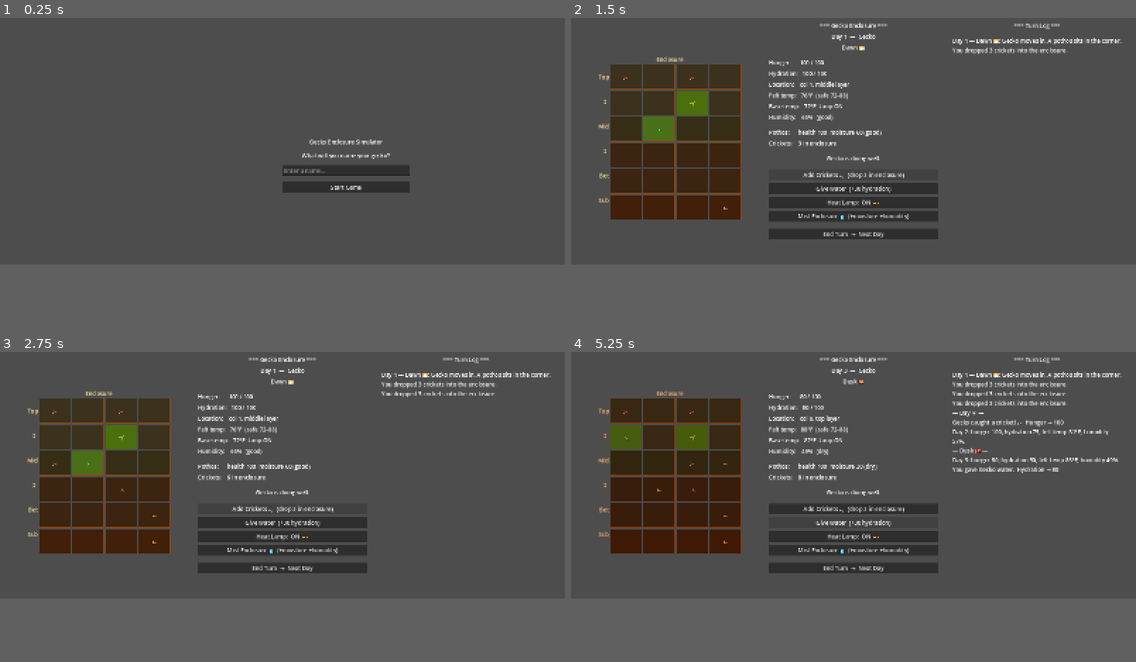
Above: before the commit, frames 1-4 (two rows, left to right).
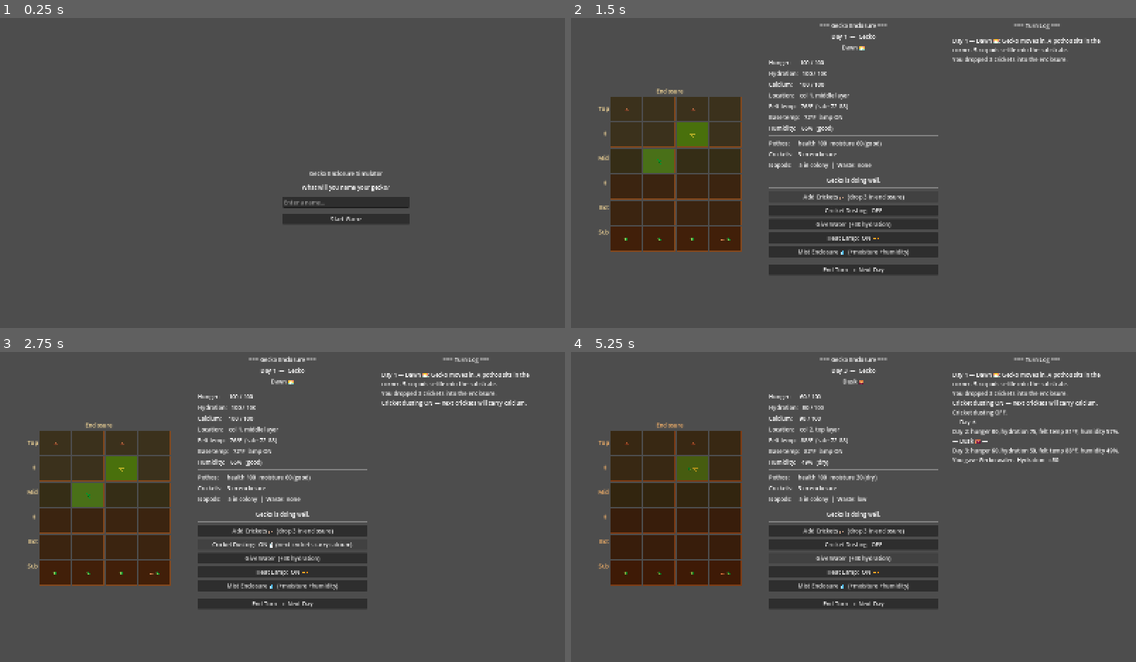
Above: after the commit, the same moments.

Repository: soapsmith/gecko-enclosure-simulator
Game: Godot game, scene res://scenes/main.tscn
The game is run twice, just before and just after one commit, with the same random seed, the same clock (stepped at 60 frames per second) and the same inputs.
Inputs (mouse positions are in pixels of both pictures, inside the frame that each line leads up to):
- Up to frame 1 (0.25 s): no input
- Up to frame 2 (1.5 s): click "Start Game" at 0.5 s; click "Add Crickets 🦗 (drop 3 in enc…" at 1.25 s
- Up to frame 3 (2.75 s): click (282, 503) at 2 s, where only the run after the commit has a clickable "Cricket Dusting: OFF"
- Up to frame 4 (5.25 s): click (853, 503) at 2.75 s, where only the run after the commit has a clickable "Cricket Dusting: ON 🧂 (next c…"; click "End Turn → Next Day" at 3.5 s; click "End Turn → Next Day" at 4.25 s; click "Give Water (+30 hydration)" at 5 s
In our replay, the window is 800x360 before the commit and 800x450 after it. These sizes can differ from the game's own. Grey fills any space a smaller window leaves; there, only what the larger window draws over its background counts as a difference.

The runs differ from the first frame. In frame 1, 3.2% of the frame differs, in the area x 50-73%, y 39-67%; in frame 2, 15%; in frame 3, 15%; in frame 4, 16%, in the area x 4-98%, y 6-83%.

Commit message:
Add calcium stat, cricket dusting, isopods, and waste system
Calcium drains each turn; cricket dusting toggle marks crickets with
calcium powder that restores it when eaten. Isopods live in the
substrate, wander toward waste tiles, and clean them up. Gecko
produces waste each turn; standing in accumulated waste adds hunger
stress. Isopods reproduce slowly in good humidity and die in dry
conditions. Window height increased to 900px.

Co-Authored-By: Claude Sonnet 4.6 <noreply@anthropic.com>

Diff:
--- a/project.godot
+++ b/project.godot
@@ -23,6 +23,6 @@
 [display]
 
 window/size/viewport_width=1600
-window/size/viewport_height=720
+window/size/viewport_height=900
 window/size/resizable=false
 window/stretch/mode="canvas_items"
--- a/scripts/Main.gd
+++ b/scripts/Main.gd
@@ -23,8 +23,22 @@
 
 # Crickets
 var crickets: Array = []
-const CRICKET_LIFESPAN: int       = 5
-const CRICKET_HUNGER_RESTORE: int = 25
+var dust_mode: bool = false    # Whether next crickets will be calcium-dusted
+const CRICKET_LIFESPAN: int        = 5
+const CRICKET_HUNGER_RESTORE: int  = 25
+const CRICKET_CALCIUM_RESTORE: int = 20
+
+# Calcium
+var calcium: int = 100
+
+# Isopods and waste
+var isopods: Array     = []   # each: {x, y, age}
+var waste: Dictionary  = {}   # "x,y" -> int (0-100)
+
+const ISOPOD_MAX_AGE: int        = 40
+const ISOPOD_EAT_AMOUNT: int     = 10
+const GECKO_WASTE_PER_TURN: int  = 4
+const WASTE_STRESS_THRESHOLD: int = 40   # waste above this on gecko tile = stress
 
 const GRID_COLS: int = 4
 const GRID_ROWS: int = 6
@@ -65,8 +79,11 @@
 var position_label: Label
 var plant_label: Label
 var cricket_label: Label
+var isopod_label: Label
 var status_label: Label
+var calcium_label: Label
 var add_crickets_button: Button
+var dust_button: Button
 var water_button: Button
 var lamp_button: Button
 var mist_button: Button
@@ -134,7 +151,8 @@
 	game_screen.show()
 	# Set initial atmosphere without tweening
 	grid_node.modulate = ATMOSPHERE[time_of_day]
-	_log("Day 1 — %s: %s moves in. A pothos sits in the corner." % [TIME_NAMES[time_of_day], gecko_name])
+	_spawn_isopods(5)
+	_log("Day 1 — %s: %s moves in. A pothos sits in the corner. 5 isopods settle into the substrate." % [TIME_NAMES[time_of_day], gecko_name])
 	_update_display()
 
 
@@ -261,6 +279,7 @@
 
 	hunger_label    = Label.new(); right.add_child(hunger_label)
 	hydration_label = Label.new(); right.add_child(hydration_label)
+	calcium_label   = Label.new(); right.add_child(calcium_label)
 	position_label  = Label.new(); right.add_child(position_label)
 	felt_temp_label = Label.new(); right.add_child(felt_temp_label)
 	base_temp_label = Label.new(); right.add_child(base_temp_label)
@@ -270,6 +289,7 @@
 
 	plant_label   = Label.new(); right.add_child(plant_label)
 	cricket_label = Label.new(); right.add_child(cricket_label)
+	isopod_label  = Label.new(); right.add_child(isopod_label)
 
 	right.add_child(HSeparator.new())
 
@@ -284,6 +304,10 @@
 	add_crickets_button.text = "Add Crickets 🦗  (drop 3 in enclosure)"
 	add_crickets_button.pressed.connect(_on_add_crickets_pressed)
 	right.add_child(add_crickets_button)
+
+	dust_button = Button.new()
+	dust_button.pressed.connect(_on_dust_pressed)
+	right.add_child(dust_button)
 
 	water_button = Button.new()
 	water_button.text = "Give Water  (+30 hydration)"
@@ -320,7 +344,14 @@
 func _on_add_crickets_pressed() -> void:
 	if not alive: return
 	var spawned = _spawn_crickets(3)
-	_log("You dropped %d cricket%s into the enclosure." % [spawned, "s" if spawned != 1 else ""])
+	var dust_note = " (dusted with calcium 🧂)" if dust_mode else ""
+	_log("You dropped %d cricket%s into the enclosure%s." % [spawned, "s" if spawned != 1 else "", dust_note])
+	_update_display()
+
+func _on_dust_pressed() -> void:
+	if not alive: return
+	dust_mode = not dust_mode
+	_log("Cricket dusting %s." % ("ON — next crickets will carry calcium" if dust_mode else "OFF"))
 	_update_display()
 
 func _on_water_pressed() -> void:
@@ -355,9 +386,12 @@
 		_tween_atmosphere(ATMOSPHERE[prev_time], ATMOSPHERE[time_of_day])
 
 	day      += 1
-	hunger    = max(0, hunger - 20)
+	var waste_key    = "%d,%d" % [gecko_x, gecko_y]
+	var waste_stress = 10 if waste.get(waste_key, 0) >= WASTE_STRESS_THRESHOLD else 0
+	hunger    = max(0, hunger - 20 - waste_stress)
 	var thirst_drain = 25 + (10 if humidity < 40 else 0)
 	hydration = max(0, hydration - thirst_drain)
+	calcium   = max(0, calcium - 5)
 	if lamp_on:
 		temperature = min(TEMP_MAX, temperature + 5)
 	else:
@@ -368,6 +402,8 @@
 	var old_y = gecko_y
 	_move_gecko()
 	var caught = _gecko_hunt()
+	_gecko_produce_waste()
+	_advance_isopods()
 	_advance_plant()
 	_age_crickets()
 
@@ -375,6 +411,7 @@
 	var events: Array = []
 	if hunger    == 0:        events.append("starved")
 	if hydration == 0:        events.append("dehydrated")
+	if calcium   == 0:        events.append("calcium deficiency")
 	if felt <= TEMP_MIN:      events.append("froze")
 	if felt >= TEMP_MAX:      events.append("overheated")
 
@@ -406,7 +443,12 @@
 	plant_moisture = 60
 	plant_alive    = true
 	crickets.clear()
+	isopods.clear()
+	waste.clear()
+	calcium   = 100
+	dust_mode = false
 	grid_node.modulate = ATMOSPHERE[0]
+	_spawn_isopods(5)
 	for child in log_container.get_children():
 		child.queue_free()
 	_log("New game. Good luck, %s!" % gecko_name)
@@ -464,7 +506,7 @@
 		if x == gecko_x and y == gecko_y: continue
 		if x == PLANT_X  and y == PLANT_Y:  continue
 		if _cricket_at(x, y) != -1: continue
-		crickets.append({"x": x, "y": y, "age": 0})
+		crickets.append({"x": x, "y": y, "age": 0, "dusted": dust_mode})
 		spawned += 1
 	return spawned
 
@@ -477,9 +519,14 @@
 func _gecko_hunt() -> bool:
 	var idx = _cricket_at(gecko_x, gecko_y)
 	if idx != -1:
+		var was_dusted = crickets[idx].get("dusted", false)
 		crickets.remove_at(idx)
 		hunger = min(100, hunger + CRICKET_HUNGER_RESTORE)
-		_log("%s caught a cricket! 🦗  Hunger → %d" % [gecko_name, hunger])
+		if was_dusted:
+			calcium = min(100, calcium + CRICKET_CALCIUM_RESTORE)
+			_log("%s caught a dusted cricket! 🦗🧂  Hunger → %d  Calcium → %d" % [gecko_name, hunger, calcium])
+		else:
+			_log("%s caught a cricket! 🦗  Hunger → %d" % [gecko_name, hunger])
 		return true
 	return false
 
@@ -494,6 +541,77 @@
 		i -= 1
 	if died > 0:
 		_log("%d cricket%s died of old age." % [died, "s" if died > 1 else ""])
+
+
+# ══════════════════════════════════════════════════════════════
+# ISOPOD & WASTE LOGIC
+# ══════════════════════════════════════════════════════════════
+
+func _spawn_isopods(count: int) -> void:
+	for _i in range(count):
+		var x = randi() % GRID_COLS
+		var y = GRID_ROWS - 1   # substrate row
+		isopods.append({"x": x, "y": y, "age": 0})
+
+func _gecko_produce_waste() -> void:
+	var key = "%d,%d" % [gecko_x, gecko_y]
+	waste[key] = min(100, waste.get(key, 0) + GECKO_WASTE_PER_TURN)
+
+func _advance_isopods() -> void:
+	var died = 0
+
+	for iso in isopods:
+		# Eat waste on current tile
+		var key = "%d,%d" % [iso.x, iso.y]
+		if waste.get(key, 0) > 0:
+			waste[key] = max(0, waste[key] - ISOPOD_EAT_AMOUNT)
+			if waste[key] == 0:
+				waste.erase(key)
+
+		# Move — prefer adjacent tiles with waste, else random in bottom 2 rows
+		var best_dir  = Vector2i(0, 0)
+		var best_waste = -1
+		var dirs = [Vector2i(-1,0), Vector2i(1,0), Vector2i(0,-1), Vector2i(0,1)]
+		dirs.shuffle()
+		for d in dirs:
+			var nx = iso.x + d.x
+			var ny = iso.y + d.y
+			if nx >= 0 and nx < GRID_COLS and ny >= GRID_ROWS - 2 and ny < GRID_ROWS:
+				var w = waste.get("%d,%d" % [nx, ny], 0)
+				if w > best_waste:
+					best_waste = w
+					best_dir   = d
+		if best_dir != Vector2i(0, 0):
+			iso.x += best_dir.x
+			iso.y += best_dir.y
+
+		iso.age += 1
+
+	# Remove dead isopods (old age or dry conditions)
+	var i = isopods.size() - 1
+	while i >= 0:
+		var iso = isopods[i]
+		var dies_of_age = iso.age >= ISOPOD_MAX_AGE
+		var dies_of_dryness = humidity < 30 and randf() < 0.3
+		if dies_of_age or dies_of_dryness:
+			isopods.remove_at(i)
+			died += 1
+		i -= 1
+
+	if died > 0:
+		_log("%d isopod%s died." % [died, "s" if died > 1 else ""])
+
+	# Slow reproduction if conditions are good
+	if isopods.size() > 0 and isopods.size() < 12 and humidity >= 50 and randf() < 0.35:
+		_spawn_isopods(1)
+
+	# Warn if waste is building up somewhere
+	for k in waste:
+		if waste[k] >= WASTE_STRESS_THRESHOLD:
+			var parts = k.split(",")
+			if int(parts[0]) == gecko_x and int(parts[1]) == gecko_y:
+				_log("Waste is building up where %s is standing! 💩  Stress +10 hunger drain." % gecko_name)
+				break
 
 
 # ══════════════════════════════════════════════════════════════
@@ -601,11 +719,17 @@
 
 func _has_warnings() -> bool:
 	var felt = _felt_temp()
-	return hunger < 30 or hydration < 30 \
+	return hunger < 30 or hydration < 30 or calcium < 30 \
 		or felt < TEMP_SAFE_LOW or felt > TEMP_SAFE_HIGH \
 		or humidity < 30 \
 		or (plant_alive and plant_moisture < 20) \
 		or (crickets.is_empty() and hunger < 50)
+
+func _isopod_at(x: int, y: int) -> bool:
+	for iso in isopods:
+		if iso.x == x and iso.y == y:
+			return true
+	return false
 
 func _tile_emoji(x: int, y: int) -> String:
 	var parts: Array = []
@@ -613,6 +737,9 @@
 	if plant_alive  and x == PLANT_X and y == PLANT_Y:    parts.append("🌱")
 	if not plant_alive and x == PLANT_X and y == PLANT_Y: parts.append("🍂")
 	if _cricket_at(x, y) != -1:                           parts.append("🦗")
+	if _isopod_at(x, y):                                  parts.append("🪲")
+	var w = waste.get("%d,%d" % [x, y], 0)
+	if w >= WASTE_STRESS_THRESHOLD:                        parts.append("💩")
 	return "".join(parts)
 
 func _tile_color(x: int, y: int) -> Color:
@@ -661,6 +788,8 @@
 	time_label.text      = TIME_NAMES[time_of_day]
 	hunger_label.text    = "Hunger:      %d / 100" % hunger
 	hydration_label.text = "Hydration:   %d / 100" % hydration
+	calcium_label.text   = "Calcium:     %d / 100%s" % [calcium, "  ⚠" if calcium < 30 else ""]
+	dust_button.text     = "Cricket Dusting:  %s" % ("ON 🧂 (next crickets carry calcium)" if dust_mode else "OFF")
 	position_label.text  = "Location:    col %d, %s layer" % [gecko_x, layer]
 	felt_temp_label.text = "Felt temp:   %d°F  (safe %d–%d)" % [felt, TEMP_SAFE_LOW, TEMP_SAFE_HIGH]
 	base_temp_label.text = "Base temp:   %d°F  lamp %s" % [temperature, "ON" if lamp_on else "OFF"]
@@ -668,19 +797,28 @@
 	lamp_button.text     = "Heat Lamp:  %s" % ("ON  🔆" if lamp_on else "OFF  🌑")
 	plant_label.text     = _plant_status_text()
 	cricket_label.text   = "Crickets:    %d in enclosure" % crickets.size()
+	var total_waste = 0
+	for w in waste.values(): total_waste += w
+	var waste_desc = "none" if total_waste == 0 else ("low" if total_waste < 40 else ("moderate" if total_waste < 100 else "high ⚠"))
+	isopod_label.text    = "Isopods:     %d in colony  |  Waste: %s" % [isopods.size(), waste_desc]
 
 	var warnings: Array = []
 	if hunger    < 30:                          warnings.append("hungry")
 	if hydration < 30:                          warnings.append("thirsty")
+	if calcium   < 30:                          warnings.append("low calcium")
 	if felt      < TEMP_SAFE_LOW:               warnings.append("too cold")
 	if felt      > TEMP_SAFE_HIGH:              warnings.append("too hot")
 	if humidity  < 30:                          warnings.append("air too dry")
 	if plant_alive and plant_moisture < 20:     warnings.append("plant needs water")
 	if crickets.is_empty() and hunger < 50:     warnings.append("no crickets in enclosure")
+	if isopods.is_empty():                      warnings.append("no isopods — waste will build up")
+	var gecko_waste = waste.get("%d,%d" % [gecko_x, gecko_y], 0)
+	if gecko_waste >= WASTE_STRESS_THRESHOLD:   warnings.append("gecko standing in waste")
 
 	if not alive:
 		status_label.text              = "%s didn't make it. Try again!" % gecko_name
 		add_crickets_button.disabled   = true
+		dust_button.disabled           = true
 		water_button.disabled          = true
 		lamp_button.disabled           = true
 		mist_button.disabled           = true
@@ -691,6 +829,7 @@
 	else:
 		status_label.text              = "%s is doing well." % gecko_name
 		add_crickets_button.disabled   = false
+		dust_button.disabled           = false
 		water_button.disabled          = false
 		lamp_button.disabled           = false
 		mist_button.disabled           = false
